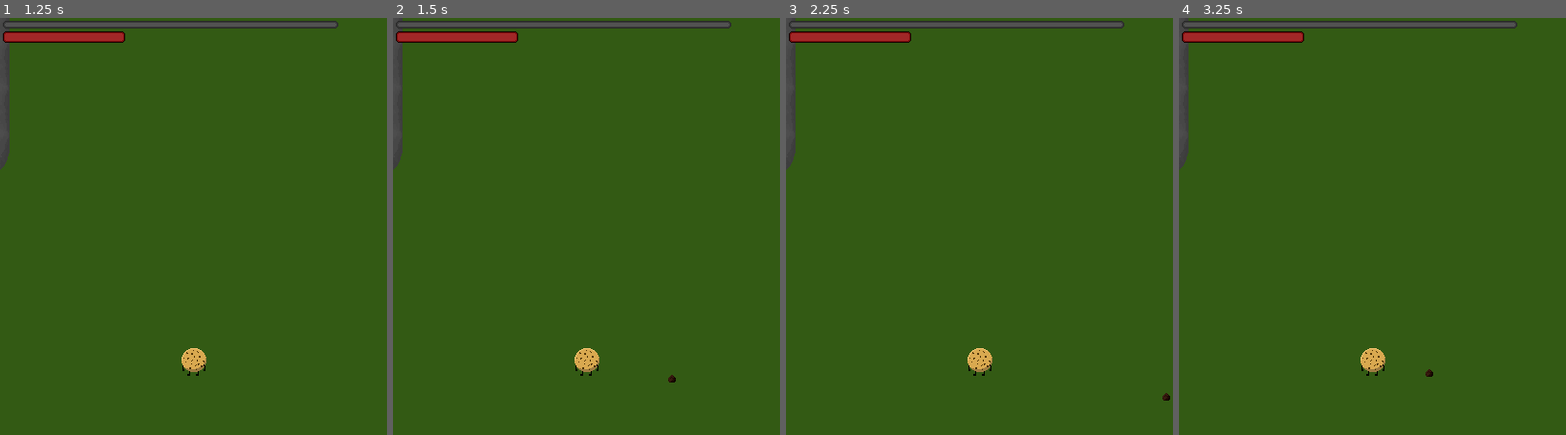
Above: before the commit, frames 1-4 (left to right).
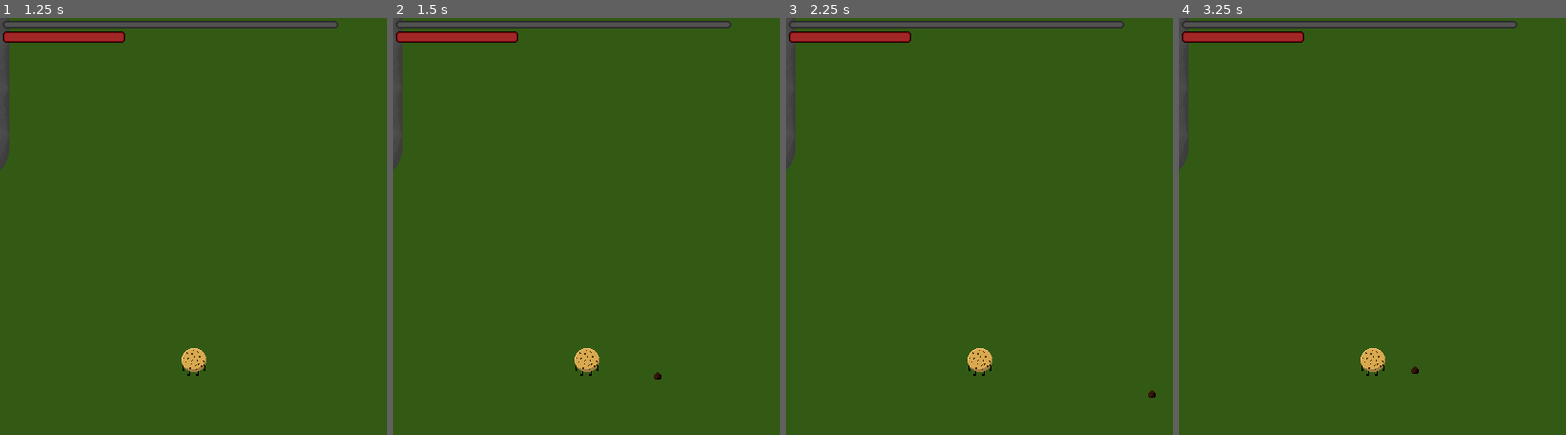
Above: after the commit, the same moments.

Repository: EightLimbed/Tasty-Terminator
Game: Godot game, scene res://Main Menu/LevelSelect/LevelSelect.tscn
Same seed, same stepped clock (60 frames per second), same inputs: the game is played once before the commit and once after it.
Inputs (mouse positions are in pixels of both pictures, inside the frame that each line leads up to):
- Up to frame 1 (1.25 s): click "Play" at 0.5 s
- Up to frame 2 (1.5 s): tap Enter at 1.25 s; move the mouse to (671, 326) at 1.27 s; hold Right (ui_right) from 1.28 s (still down)
- Up to frame 3 (2.25 s): move the mouse to (902, 397) at 2.02 s; release Right (ui_right) at 2.03 s; hold Down (ui_down) from 2.03 s (still down)
- Up to frame 4 (3.25 s): tap Space at 2.75 s; move the mouse to (1411, 209) at 2.77 s; release Down (ui_down) at 2.78 s; hold Right (ui_right) from 2.78 s (still down)

Frame 1 is identical in both runs. In frame 2, less than 0.1% of the frame differs, in the area x 67-74%, y 84-88%; in frame 3, less than 0.1%; in frame 4, less than 0.1%.

Commit message:
Made HUD Able to Add Weapons

Diff:
--- a/Enemies/DeathEffect.gd
+++ b/Enemies/DeathEffect.gd
@@ -7,7 +7,7 @@
 func _physics_process(delta: float):
 	if activated:
 		var goal = player.global_position
-		velocity = (global_position.distance_to(goal)*400+40000)*global_position.direction_to(goal)*delta
+		velocity = (global_position.distance_to(goal)*300+40000)*global_position.direction_to(goal)*delta
 		if global_position.distance_to(goal) < 16:
 			queue_free()
 			player.update_experience(experience)
--- a/HUD/HUD.gd
+++ b/HUD/HUD.gd
@@ -3,13 +3,16 @@
 @onready var health_bar = $Healthbar
 @onready var experience_bar = $Experiencebar
 #add weapon children
+@onready var weapon_scene = preload("res://Weapons/Weapon.tscn")
 @onready var player = get_tree().get_root().get_node("Game").get_node("Player")
-
+@onready var weapon_container = player.get_node("WeaponContainer")
+var possible_weapons : Array[Weapon] = [preload("res://Weapons/Resources/ChocolateChips.tres")]
 
 # Called when the node enters the scene tree for the first time.
 func _ready():
-	pass # Replace with function body.
-
+	add_weapon(possible_weapons[0])
+	upgrade_weapon(0)
+	pass
 
 # Called every frame. 'delta' is the elapsed time since the previous frame.
 func _process(delta):
@@ -24,3 +27,13 @@
 	experience_bar.min_value = minim
 	experience_bar.max_value = maxim
 	experience_bar.value = value
+
+func add_weapon(weapon : Weapon):
+	var instance = weapon_scene.instantiate()
+	instance.profile = weapon
+	weapon_container.add_child.call_deferred(instance)
+
+func upgrade_weapon(index : int):
+	pass
+	#print(weapon_container.get_children().size())
+	#weapon_container.get_child(index).upgrade()
--- a/Player/Player.gd
+++ b/Player/Player.gd
@@ -8,7 +8,6 @@
 @onready var joystick = $Joystick
 @onready var hud = $HUD
 #temp
-@onready var weapon1 = $WeaponContainer/Weapon
 
 func _ready():
 	hud.update_health(0,health,100)
@@ -16,10 +15,10 @@
 func _physics_process(delta: float) -> void:
 	#mobile
 	input = joystick.distance
-	if experience > weapon1.level**2:
-		weapon1.upgrade()
-		experience = 0
-		hud.update_experience(0,experience,weapon1.level**2)
+	#if experience > weapon1.level**2:
+		#weapon1.upgrade()
+		#experience = 0
+		#hud.update_experience(0,experience,weapon1.level**2)
 	#PC
 	#input = Vector2(int(Input.is_action_pressed("ui_right")) - int(Input.is_action_pressed("ui_left")), int(Input.is_action_pressed("ui_down")) - int(Input.is_action_pressed("ui_up"))).normalized()
 	velocity = input*speed*delta*joystick.press
@@ -31,7 +30,6 @@
 
 func update_experience(increase):
 	experience += increase
-	hud.update_experience(0,experience,weapon1.level**2)
 
 func _on_hitbox_body_entered(body):
 	body.activated = true
--- a/Player/Player.tscn
+++ b/Player/Player.tscn
@@ -1,9 +1,8 @@
-[gd_scene load_steps=8 format=3 uid="uid://bo2ksvo7qxsqe"]
+[gd_scene load_steps=7 format=3 uid="uid://bo2ksvo7qxsqe"]
 
 [ext_resource type="Script" path="res://Player/Player.gd" id="1_tksie"]
 [ext_resource type="Texture2D" uid="uid://c4quy5d73m62h" path="res://Player/Art/Cookie/CookieStand.png" id="2_daiug"]
 [ext_resource type="PackedScene" uid="uid://cnrs76bn7y2f" path="res://HUD/Joystick/Joystick.tscn" id="3_yls5l"]
-[ext_resource type="PackedScene" uid="uid://n6s6q7am74l5" path="res://Weapons/Weapon.tscn" id="4_tvyiw"]
 [ext_resource type="PackedScene" uid="uid://doi3fmv48pifv" path="res://HUD/HUD.tscn" id="4_us2v5"]
 
 [sub_resource type="CircleShape2D" id="CircleShape2D_855um"]
@@ -29,8 +28,6 @@
 
 [node name="WeaponContainer" type="Node2D" parent="."]
 
-[node name="Weapon" parent="WeaponContainer" instance=ExtResource("4_tvyiw")]
-
 [node name="Hitbox" type="Area2D" parent="."]
 collision_layer = 0
 collision_mask = 32
--- a/Weapons/Weapon.gd
+++ b/Weapons/Weapon.gd
@@ -1,6 +1,6 @@
 extends Node2D
 
-var profile : Weapon
+@export var profile : Weapon
 var level : int = 0
 var ammo : int = 0
 
@@ -14,7 +14,6 @@
 
 # Called when the node enters the scene tree for the first time.
 func _ready() -> void:
-	profile = load("res://Weapons/Resources/ChocolateChips.tres")
 	projectile_container = get_tree().get_root().get_node("Game").get_node("ProjectileContainer")
 	enemy_container = get_tree().get_root().get_node("Game").get_node("EnemyContainer")
 	reload.wait_time = profile.reload_time.x
--- a/Weapons/Weapon.tscn
+++ b/Weapons/Weapon.tscn
@@ -1,9 +1,11 @@
-[gd_scene load_steps=2 format=3 uid="uid://n6s6q7am74l5"]
+[gd_scene load_steps=3 format=3 uid="uid://n6s6q7am74l5"]
 
 [ext_resource type="Script" path="res://Weapons/Weapon.gd" id="1_j22h7"]
+[ext_resource type="Resource" uid="uid://dxajpy3cxiyps" path="res://Weapons/Resources/ChocolateChips.tres" id="2_3qmx6"]
 
 [node name="Weapon" type="Node2D"]
 script = ExtResource("1_j22h7")
+profile = ExtResource("2_3qmx6")
 
 [node name="Unload" type="Timer" parent="."]
 process_callback = 0
Not shown: 1 places in Player/Player.tscn that only renumber resources
